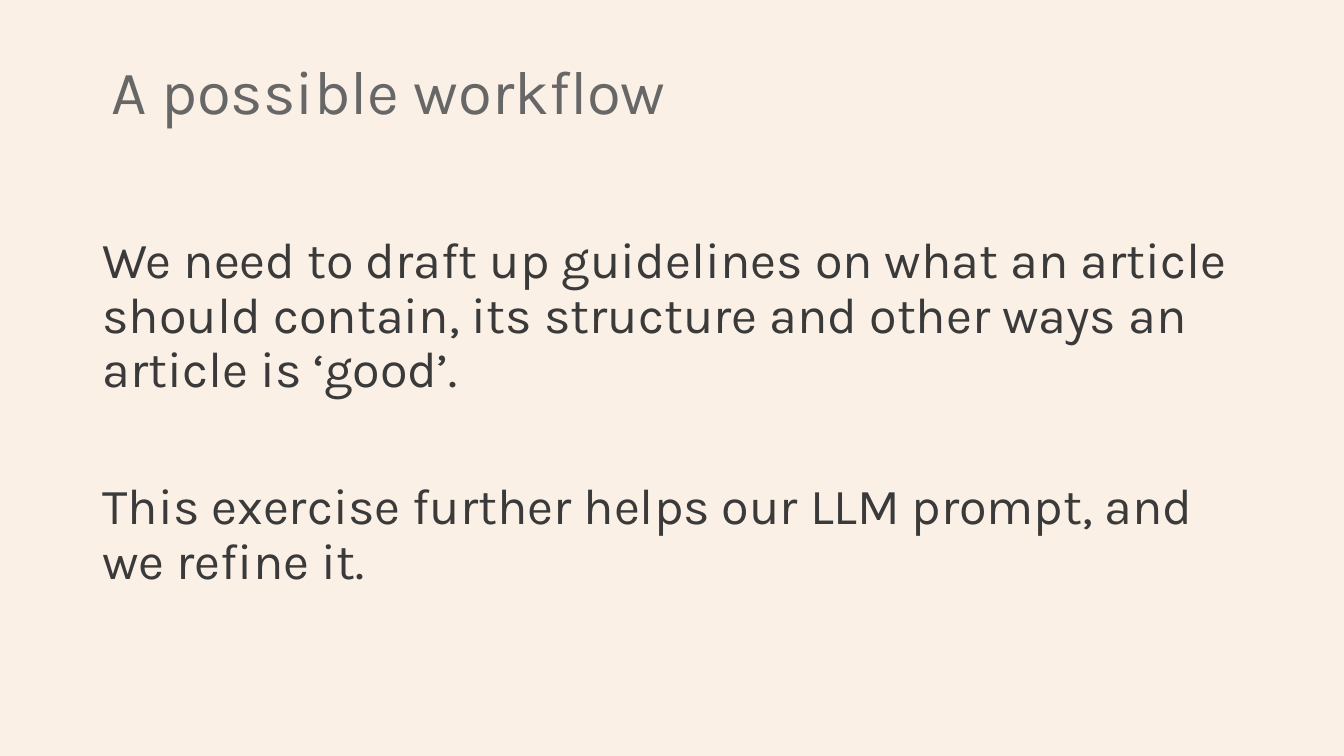
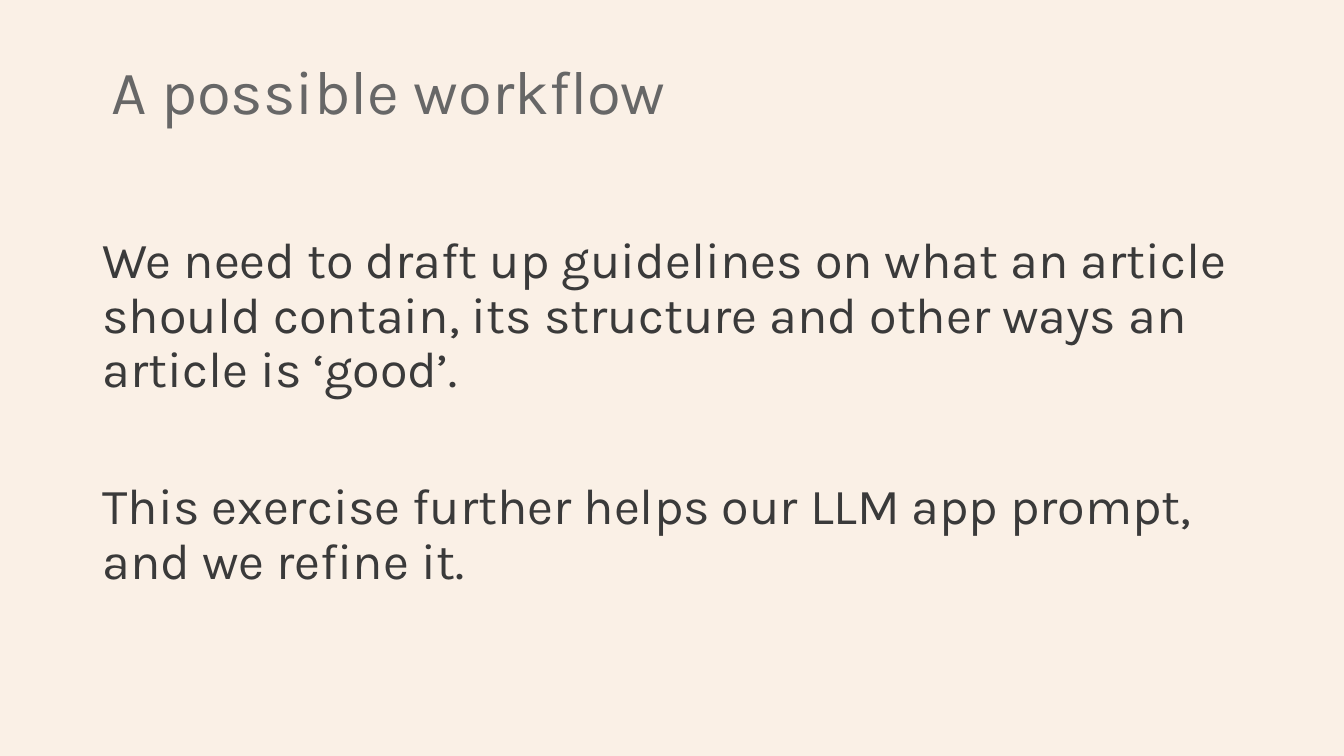
Before and after one commit to Python-Test-Engineer/eval-framework, a slide deck: slide 17 of PYDATA_LONDON_02SEP2025.pptx. Drawn at 1344x756 pixels with LibreOffice and Linux fonts; fonts in the diff are those of the drawing. Boxes give left, top, right and bottom in pixels: in the first picture for what was removed or moved away, otherwise in the second. Text is boxed around its words. In the diff, an @@ line names an element or a change of style, - is before the commit and + after.

```diff
--- a/PYDATA_LONDON_02SEP2025.pptx
+++ b/PYDATA_LONDON_02SEP2025.pptx
@@ text at [102, 489, 1191, 580]: text changed @@
-This exercise further helps our LLM prompt, and we refine it.
+This exercise further helps our LLM app prompt, and we refine it.
```
Also in this commit, not shown: 6 other slides changed, 1 slide removed, 1 other file.
